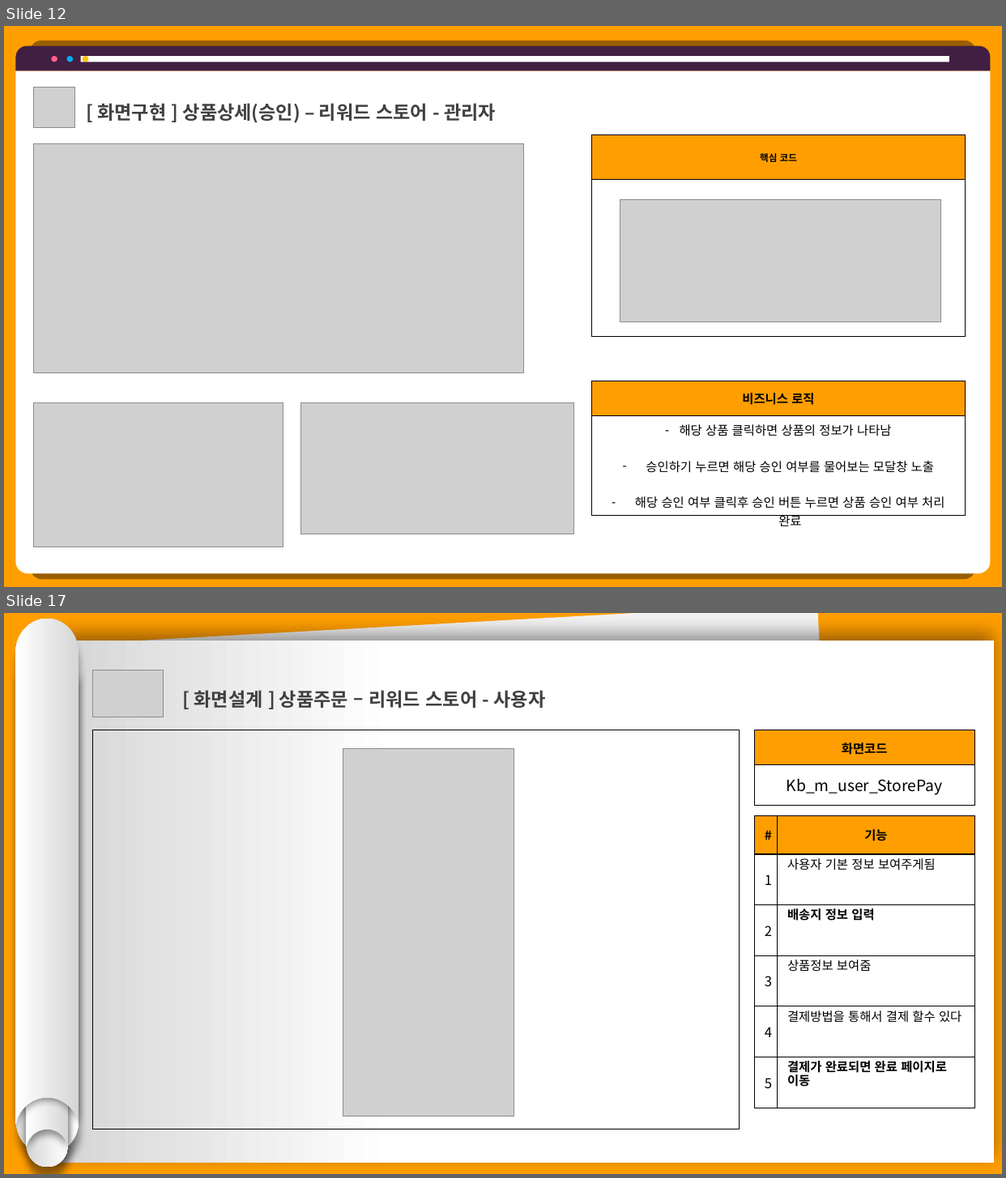
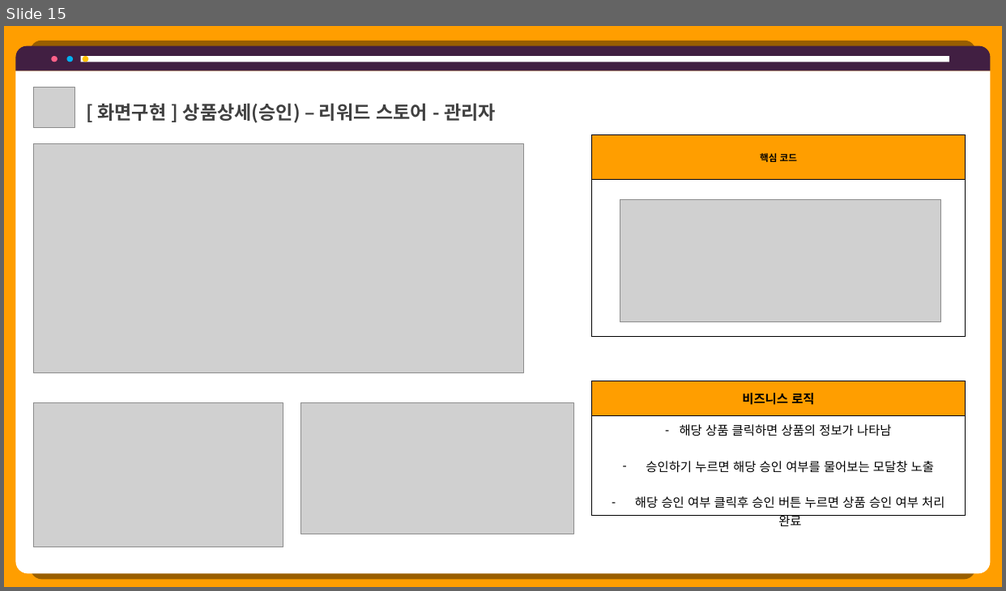
Before and after one commit to hhsw07/ezen-academy-projects, a slide deck: 0 발표용 파워포인트/0608 5차발표/0608 project06 - 파워포인트 - 기범.pptx. Shown one above the other, each under a label of ours: slides 12 and 17 before the commit, slide 15 after it; the slides between them are not shown. The pictures are 1006x1178 and 1006x591 pixels, drawn with LibreOffice and Linux fonts; fonts in the diff are those of the drawing; grey boxes stand for pictures. Boxes give left, top, right and bottom in pixels: in the first picture for what was removed or moved away, otherwise in the second. Text is boxed around its words. In the diff, an @@ line names an element or a change of style, - is before the commit and + after.

```diff
--- a/0 발표용 파워포인트/0608 5차발표/0608 project06 - 파워포인트 - 기범.pptx
+++ b/0 발표용 파워포인트/0608 5차발표/0608 project06 - 파워포인트 - 기범.pptx
@@ slide 17 removed at [4, 613, 1002, 1174], background #FF9E00 @@
@@ group removed at [16, 619, 79, 1167]: 4 freeform shapes @@
@@ rectangle removed at [58, 613, 846, 1153] @@
@@ rectangle removed at [58, 640, 995, 1163] @@
@@ picture removed at [92, 670, 163, 717] @@
@@ text removed at [194, 690, 546, 708] @@
-[ 화면설계 ] 상품주문 – 리워드 스토어 - 사용자
@@ rectangle removed at [92, 730, 739, 1130] @@
@@ table removed at [755, 730, 975, 806], 2 rows, 1 columns @@
-화면코드
-Kb_m_user_StorePay
@@ picture removed at [343, 749, 513, 1117] @@
@@ table removed at [755, 815, 975, 1108], 6 rows, 2 columns @@
-# | 기능
-1 | 사용자 기본 정보 보여주게됨
-2 | 배송지 정보 입력
-3 | 상품정보 보여줌
-4 | 결제방법을 통해서 결제 할수 있다
-5 | 결제가 완료되면 완료 페이지로 이동
@@ what was slide 12 is now slide 15 @@
```
Also in this commit, not shown: 12 other slides changed, 2 other slides removed.
